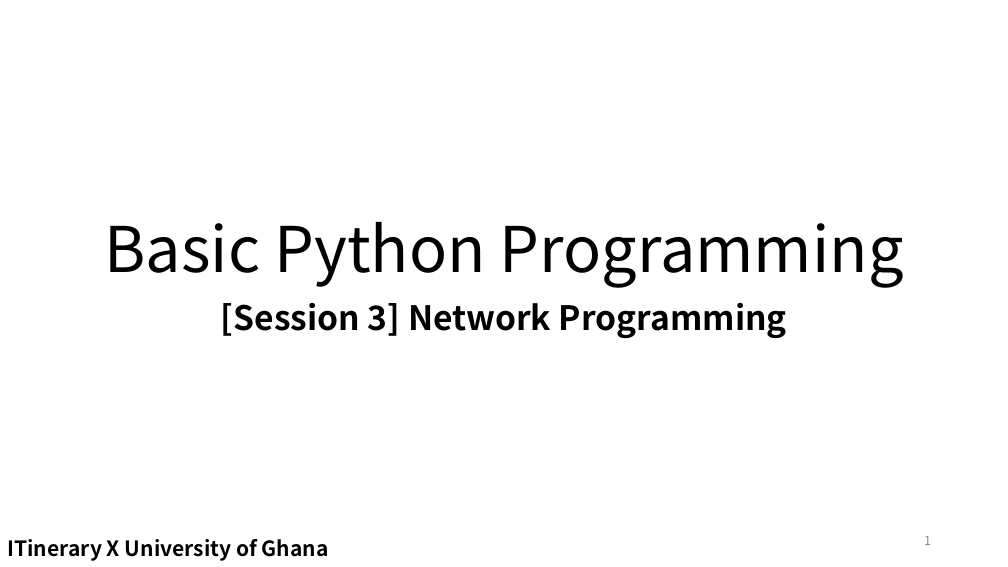
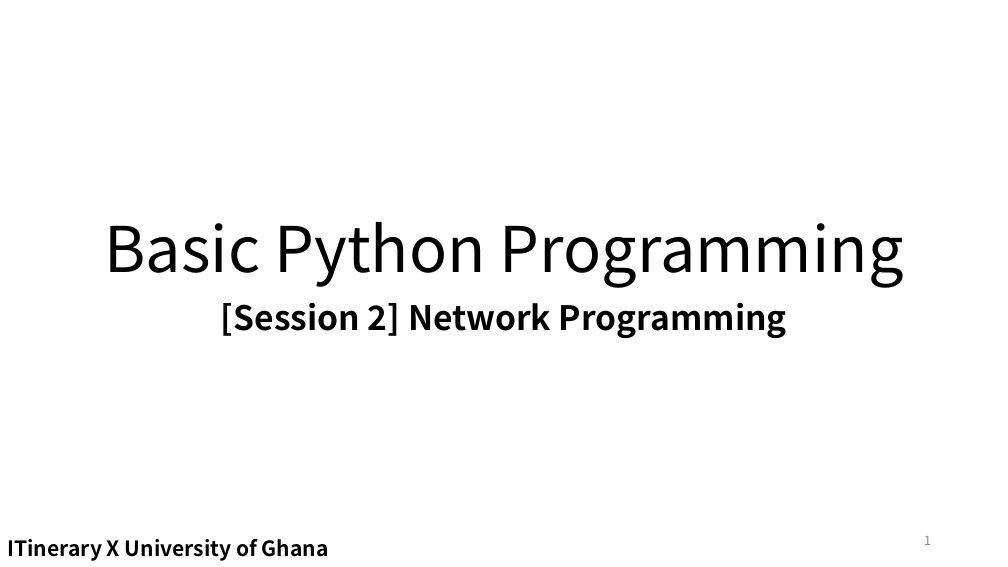
Before and after one commit to EunSeong-Park/EunSeong-Park.github.io, a slide deck: slide 1 of contents/2020_ITinerary/assets/session_2/preclass.pptx. Drawn at 1008x567 pixels with LibreOffice and Linux fonts; fonts in the diff are those of the drawing. Boxes give left, top, right and bottom in pixels: in the first picture for what was removed or moved away, otherwise in the second. Text is boxed around its words. In the diff, an @@ line names an element or a change of style, - is before the commit and + after.

```diff
--- a/contents/2020_ITinerary/assets/session_2/preclass.pptx
+++ b/contents/2020_ITinerary/assets/session_2/preclass.pptx
@@ subtitle at [221, 302, 787, 338]: text changed @@
-[Session 3] Network Programming
+[Session 2] Network Programming
```
Also in this commit, not shown: 15 other files.
